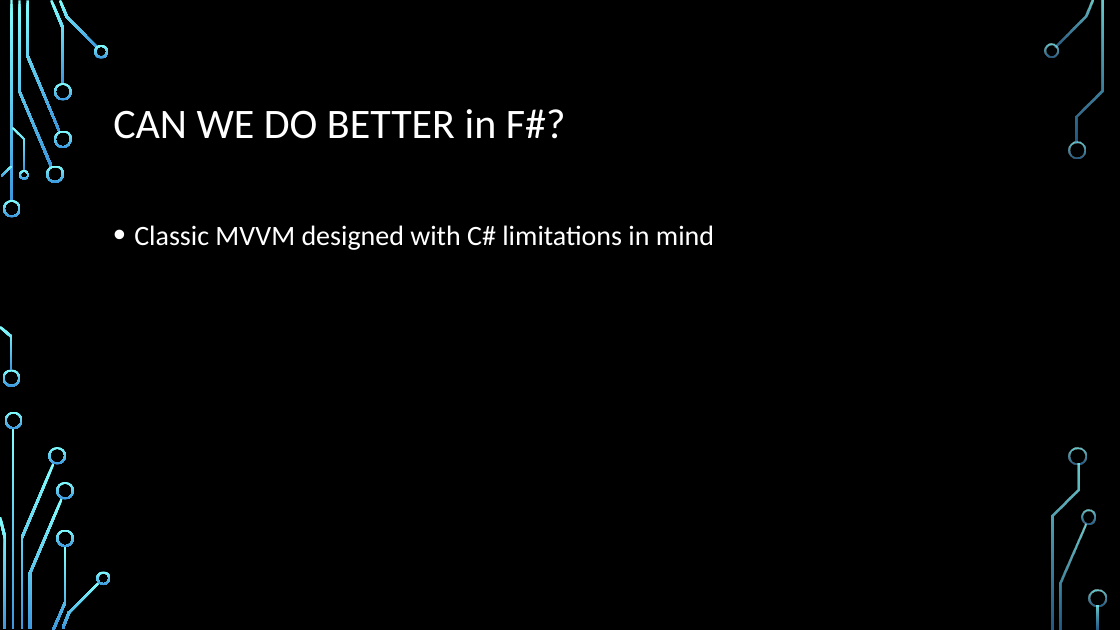
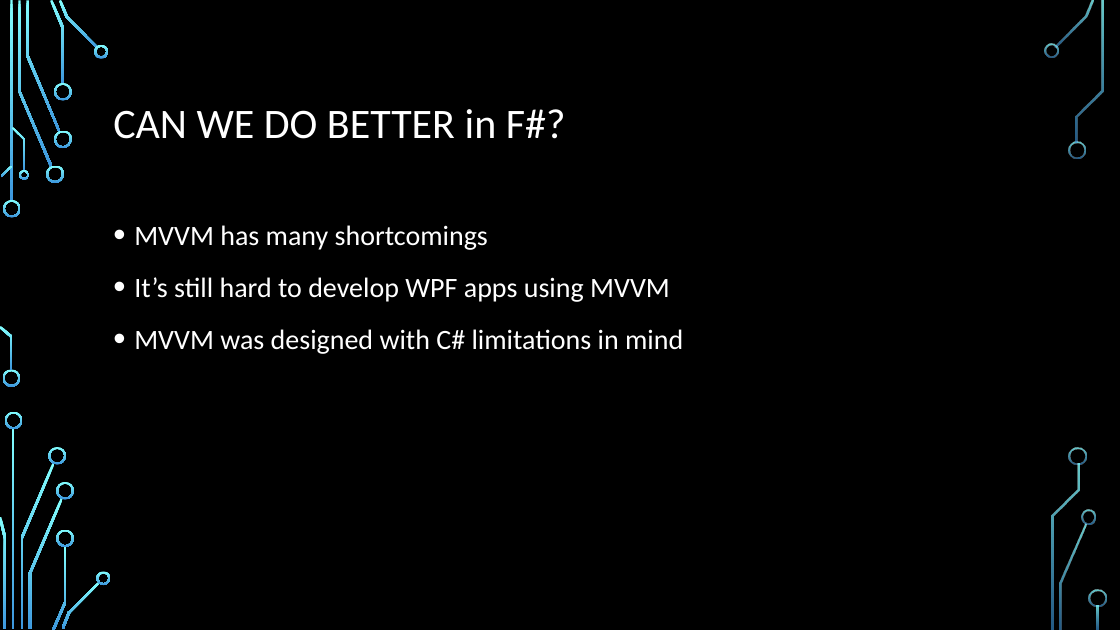
Before and after one commit to dmitry-a-morozov/fsharp-wpf-mvc-series, a slide deck: slide 4 of NYC Meetup.2013-04-23.pptx (slide 7 before the commit). Drawn at 1120x630 pixels with LibreOffice and Linux fonts; fonts in the diff are those of the drawing; background and template pictures are left out. Boxes give left, top, right and bottom in pixels: in the first picture for what was removed or moved away, otherwise in the second. Text is boxed around its words. In the diff, an @@ line names an element or a change of style, - is before the commit and + after.

```diff
--- a/NYC Meetup.2013-04-23.pptx
+++ b/NYC Meetup.2013-04-23.pptx
@@ text at (134, 225, 683, 354): text changed @@
-• Classic MVVM designed with C# limitations in mind
+• MVVM has many shortcomings
+• It’s still hard to develop WPF apps using MVVM
+• MVVM was designed with C# limitations in mind
```
Also in this commit, not shown: 6 other slides changed, 3 slides removed.
